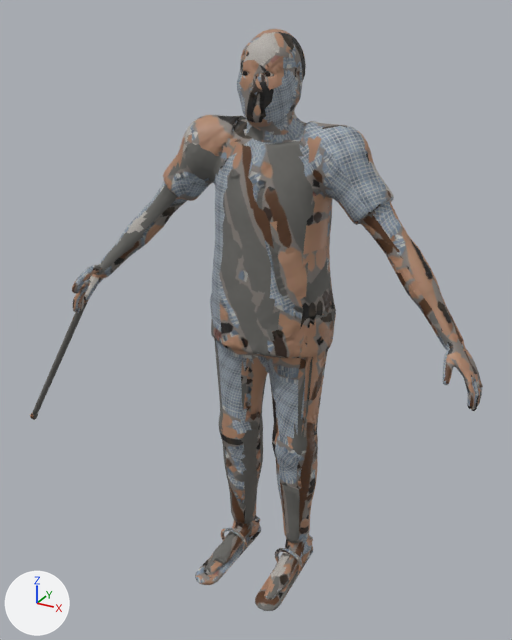
Two versions of the glTF model assets/models/npc/ped_elder_man.glb, one commit apart.
The view is the same before and after, from a camera (50 mm lens) standing at (0.87, -1.668, 1.666) and looking at (-0.067, 0.037, 0.814). The lights are fixed; the arrows at lower left show +X, +Y and +Z. The older version comes first. Vertices at exactly the same position are counted once.

Objects in the first picture: 'Body' and 1 more.
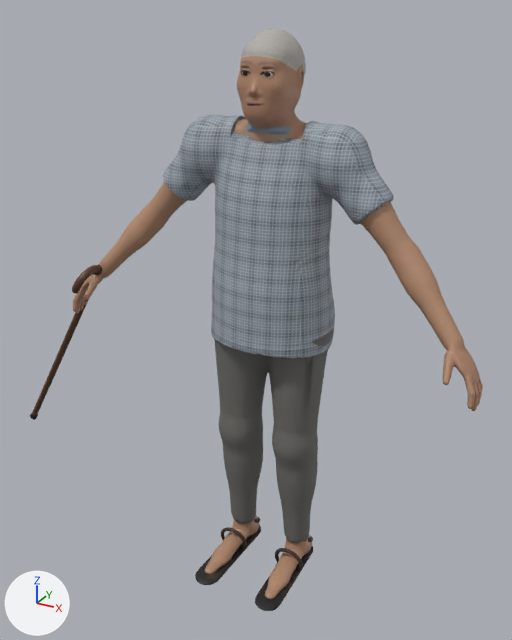
Pixel boxes [x1, y1, x2, y2] of what changed, in the pictures (512 x 640 px; the box of a moved part takes in the faces that stretch with it):
part 1 of me_ped_elder_man_body, moved or reshaped
    both: [237, 47, 306, 140]
part 2 of me_ped_elder_man_body, moved or reshaped
    before: [210, 196, 455, 423]
    after: [211, 196, 459, 423]
part 3 of me_ped_elder_man_body, surface changed
    both: [30, 29, 483, 611]

The edits, one by one:
me_ped_elder_man_body is used by ob_body; location (0.0, 0.0, 0.0).
me_ped_elder_man_body had 7493 vertices, 14998 faces and spanned x -1.05..0.63, y -0.25..0.16, z -0.01..1.62.
me_ped_elder_man_body now has 7494 vertices, 15000 faces and spans x -1.05..0.63, y -0.25..0.16, z -0.01..1.62.
me_ped_elder_man_body part 1: 55 vertices moved within x -0.08..0.1, y -0.11..0.06, z 1.38..1.57; 152 vertices removed from x -0.09..0.08, y -0.11..0.07, z 1.38..1.57; 212 vertices added at x -0.09..0.09, y -0.11..0.07, z 1.38..1.58.
me_ped_elder_man_body part 2: 51 vertices moved from x -0.19..0.6, y -0.14..0.11, z 0.7..1.23 to x -0.18..0.6, y -0.14..0.11, z 0.71..1.23; 200 vertices removed from x -0.19..0.61, y -0.14..0.12, z 0.56..1.2; 143 vertices added at x -0.18..0.18, y -0.14..0.12, z 0.55..1.09.
me_ped_elder_man_body part 3: 13055 kept faces spanning x -1.05..0.63, y -0.25..0.16, z -0.01..1.62 get new texture (UV) coordinates.
Other edits to the shape of me_ped_elder_man_body do not show in these pictures.
